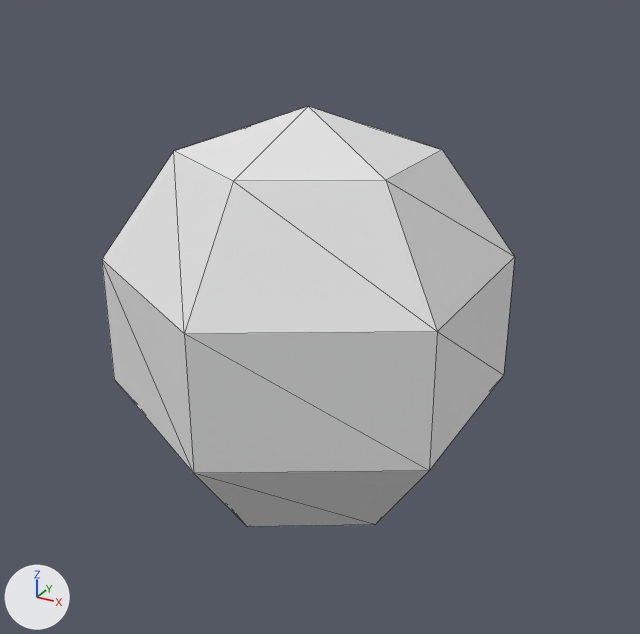
Two versions of the glTF model data/plasma_gripper.glb, one commit apart.
One viewpoint serves both versions: a 50 mm lens placed at (0.411, -0.586, 0.368), pointed at (0.009, 0.146, 0.002). The lights are fixed; the arrows at lower left show +X, +Y and +Z. Mesh edges are drawn as thin lines. Where no turn or scale is listed for an object, it has been applied to the vertices.
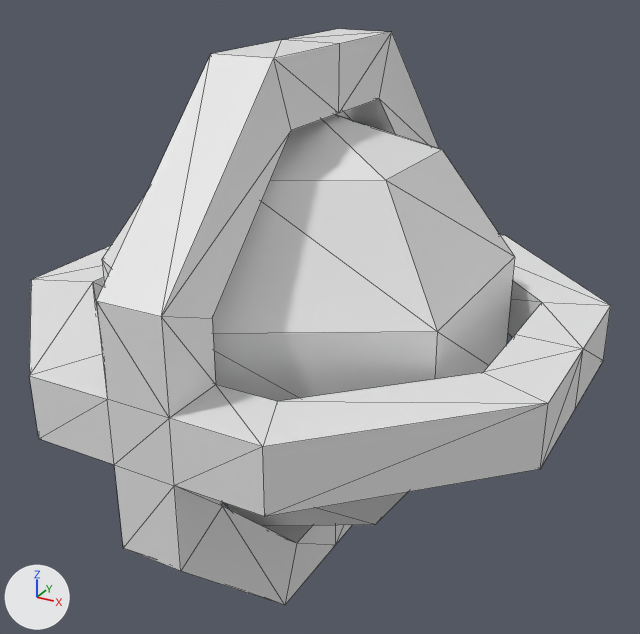
The newer file is also turned or shifted as a whole; pictures and numbers use the older file's frame.

The change in detail:
Material 'gripper_cage_material' (mat_gripper_cage_material) is new.
Its base color is (0.8, 0.8, 0.8) (white #e7e7e7).
Mesh me_cylinder is new.
It has 96 vertices, 200 faces and spans x -0.263..0.284, y -0.272..0.272, z -0.274..0.274.
It uses material mat_gripper_cage_material (white #e7e7e7).
Object 'Cylinder' (ob_cylinder) is new; it shows me_cylinder.
Its location is (-0.009, 0.14, 0.0).

Location of each change, [x1, y1, x2, y2] in pixels of the pictures (640 x 634 px):
'Cylinder', added: after [29, 29, 611, 605]
